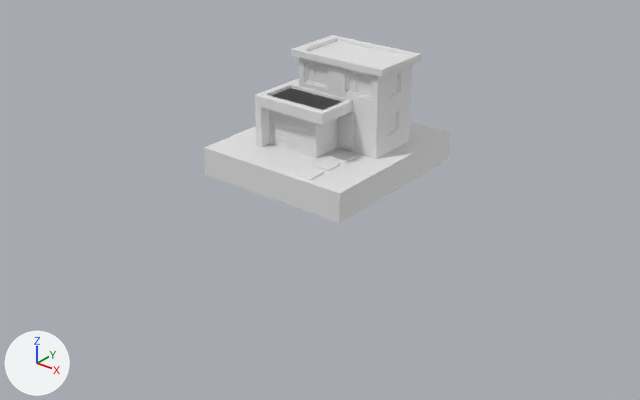
Before and after pictures for a commit that changed the Blender file Gady_ModernHouse.blend.
Before and after are seen from a 50 mm lens placed at (47.0, -60.2, 30.8), pointed at (1.2, -3.0, -4.7). Arrows for +X, +Y and +Z are at lower left; the lights stay in place. The first picture is the older version.
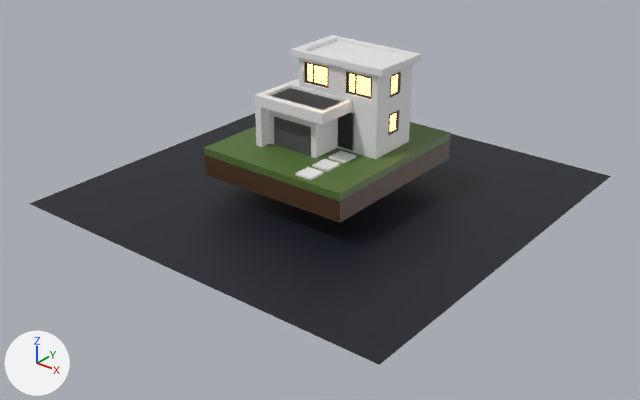
Commit message: added modern house

Patch to the scene script:
```diff
--- a/Gady_ModernHouse.blend.py
+++ b/Gady_ModernHouse.blend.py
@@ mat_material_005 @@
+mat_material_005 = principled_material('Material.005')
+mat_material_005.base_color = (0.0104, 0.0104, 0.0104)  # black #1a1a1a
@@ mat_material_002 @@
+mat_material_002 = principled_material('Material.002')
+mat_material_002.base_color = (0.0883, 0.16, 0.0347)  # dark green #546f34
@@ mat_material_003 @@
+mat_material_003 = principled_material('Material.003')
+mat_material_003.base_color = (0.0863, 0.0863, 0.0863)  # dark grey #535353
@@ mat_material_006 @@
+mat_material_006 = emission_material('Material.006')
+mat_material_006.base_color = (1.0, 0.48, 0.123)  # orange #ffb862
+mat_material_006.strength = 5.0
@@ mat_material_001 @@
+mat_material_001 = principled_material('Material.001')
+mat_material_001.base_color = (0.0728, 0.0327, 0.014)  # brown #4c331f
@@ mat_plane @@
+mat_plane = principled_material('Plane')
+mat_plane.base_color = (0.0068, 0.00877, 0.0165)  # black #141723
@@ me_plane @@
 me_plane.from_pydata(...)  # 8 vertices, 6 faces; spans x -7.8..7.8, y -7.8..7.8, z -2.7..-0.7
+me_plane.materials.append(mat_material_001)  # brown #4c331f
@@ me_plane_005 @@
 me_plane_005.from_pydata(...)  # 24 vertices, 22 faces; spans x -1.0..1.0, y -1.0..1.0, z 0.0..0.19
+me_plane_005.materials.append(mat_material_005)  # black #1a1a1a
@@ me_plane_007 @@
 me_plane_007.from_pydata(...)  # 4 vertices, 1 face; spans x -0.81..0.81, y -0.81..0.81, z 0.0
+me_plane_007.materials.append(mat_material_006)  # orange #ffb862
@@ me_plane_012 @@
 me_plane_012.from_pydata(...)  # 16 vertices, 16 faces; spans x -0.74..0.41, y -1.0..1.0, z 0.0..0.19
+me_plane_012.materials.append(mat_material_005)  # black #1a1a1a
@@ me_plane_014 @@
 me_plane_014.from_pydata(...)  # 4 vertices, 1 face; spans x -0.56..0.23, y -0.81..0.81, z 0.0
+me_plane_014.materials.append(mat_material_006)  # orange #ffb862
@@ me_plane_015 @@
 me_plane_015.from_pydata(...)  # 16 vertices, 16 faces; spans x -0.74..0.41, y -1.0..1.0, z 0.0..0.19
+me_plane_015.materials.append(mat_material_005)  # black #1a1a1a
@@ me_plane_017 @@
 me_plane_017.from_pydata(...)  # 4 vertices, 1 face; spans x -0.56..0.23, y -0.81..0.81, z 0.0
+me_plane_017.materials.append(mat_material_006)  # orange #ffb862
@@ me_plane_018 @@
 me_plane_018.from_pydata(...)  # 16 vertices, 16 faces; spans x -0.74..0.41, y -2.43..1.0, z 0.0..0.19
+me_plane_018.materials.append(mat_material_005)  # black #1a1a1a
@@ me_plane_020 @@
 me_plane_020.from_pydata(...)  # 8 vertices, 6 faces; spans x -0.56..0.23, y -2.24..0.81, z -0.1..0.0
+me_plane_020.materials.append(mat_material_005)  # black #1a1a1a
@@ me_plane_021 @@
 me_plane_021.from_pydata(...)  # 56 vertices, 42 faces; spans x -1.0..1.0, y -1.0..0.74, z 0.0..0.1
+me_plane_021.materials.append(mat_material_003)  # dark grey #535353
@@ me_plane_025 @@
 me_plane_025.from_pydata(...)  # 1052 vertices, 1050 faces; spans x -7.8..7.8, y -7.8..7.8, z -0.7..0.0
+me_plane_025.materials.append(mat_material_002)  # dark green #546f34
@@ me_plane_002 @@
+me_plane_002.from_pydata([(-1.0, -1.0, 0.0), (1.0, -1.0, 0.0), (-1.0, 1.0, 0.0), (1.0, 1.0, 0.0)], [], [(0, 1, 3, 2)])
+me_plane_002.materials.append(mat_plane)  # black #141723
@@ ob_plane_025 @@
+ob_plane_025 = bpy.data.objects.new('Plane.025', me_plane_002)
+ob_plane_025.location = (0.0, 0.0, -5.07)
+ob_plane_025.scale = (19.6, 19.6, 19.6)
```

Boxes (x1, y1, x2, y2) around the edits, measured in the pictures (640 x 400 px):
'Plane.025', added (black)
    after: (30, 113, 611, 365)
'Plane.023', recoloured (white to dark green)
    both: (204, 122, 450, 201)
'Plane', recoloured (darker)
    both: (205, 140, 450, 223)
'Plane.018', recoloured (white to dark grey)
    both: (274, 117, 311, 156)
'Plane.008', recoloured (lighter)
    both: (349, 74, 371, 96)
'Plane.017', recoloured (white to black)
    both: (340, 115, 351, 148)
'Plane.005', recoloured (lighter)
    both: (308, 64, 327, 85)
'Plane.015', recoloured (white to black)
    both: (338, 113, 354, 150)
'Plane.006', recoloured
    both: (346, 71, 372, 99)
'Plane.003', recoloured
    both: (305, 62, 329, 88)
'Plane.009', recoloured
    both: (390, 72, 401, 97)
'Plane.011', recoloured
    both: (391, 75, 398, 94)
'Plane.012', recoloured
    both: (388, 110, 399, 135)
'Plane.014', recoloured
    both: (390, 113, 396, 132)
